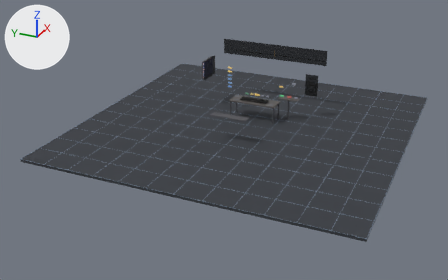
Renders of the glTF model more-room/world-vr/world.glb from each side of a commit.
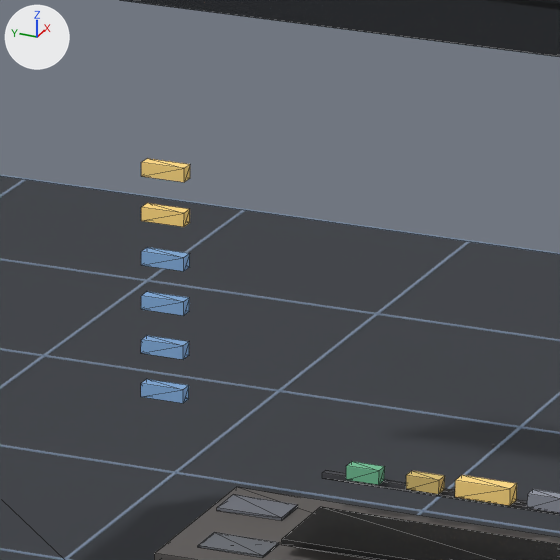
Old and new are each drawn whole from a 50 mm camera at (-20.71, -8.34, 9.53) aimed at (-0.32, 0.83, -0.66) and again close up on the part from 48% to 59% of the width and 19% to 36% of the height. The lights are fixed; the arrows at upper left show +X, +Y and +Z. The first two pictures are the older version. The close-ups show mesh edges as thin lines. Vertices at exactly the same position are counted once.

Objects in the first close-up: 'BtnAbout', 'BtnFocusGo', 'BtnModeFocus', 'BtnModeMorning', 'BtnModeTriage', 'BtnModeWrap', 'BtnSignIn', 'DeskTop', 'Floor', 'GridXP', 'GridXQ', 'GridXR', 'GridXS', 'GridZK', 'InboxTray', 'PileLater', 'VeilCal', 'VeilDesk' and 8 more.
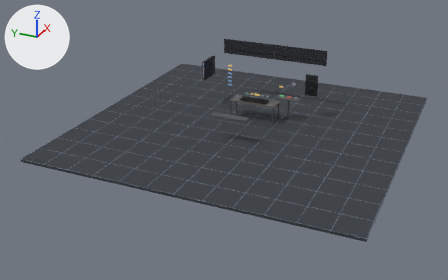
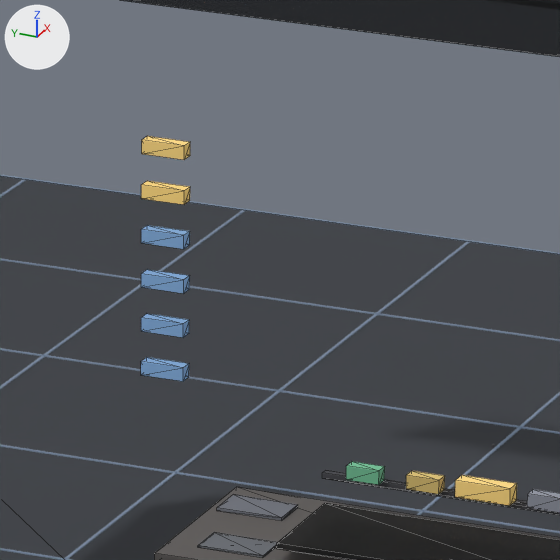
Changed parts and their boxes (x1, y1, x2, y2) in the close-ups (560 x 560 px):
'VeilDesk', rescaled: before (281, 507, 560, 560); after (277, 503, 560, 560)
'BtnAbout', moved: before (141, 203, 190, 227); after (141, 181, 190, 205)
'BtnModeMorning', moved: before (141, 247, 190, 271); after (141, 225, 190, 249)
'BtnSignIn', moved: before (141, 158, 190, 182); after (142, 136, 190, 160)
'BtnModeFocus', moved: before (141, 291, 189, 316); after (141, 269, 190, 294)
'BtnModeTriage', moved: before (141, 335, 189, 359); after (141, 313, 189, 338)
'BtnModeWrap', moved: before (141, 379, 189, 403); after (141, 357, 189, 381)

The change, as a diff of the scene's bpy script:
```diff
--- a/more-room/world-vr/world.glb.py
+++ b/more-room/world-vr/world.glb.py
@@ me_veildesk @@
 # used by ob_veildesk; location = (0.74, 0.0, 0.79)
-me_veildesk.from_pydata(...)  # 8 vertices, 12 faces; spans x -0.17..0.17, y -0.55..0.55, z -0.01..0.01
+me_veildesk.from_pydata(...)  # 8 vertices, 12 faces; spans x -0.21..0.21, y -0.55..0.55, z -0.01..0.01
+# me_veildesk part 1: the whole mesh is scaled about its middle by (1.24, 1, 1)
 me_veildesk.materials.append(mat_focusveil)
@@ ob_btnmodemorning @@
 ob_btnmodemorning = bpy.data.objects.new('BtnModeMorning', me_btnmodemorning)
-ob_btnmodemorning.location = (1.3, 1.3, 1.46)
+ob_btnmodemorning.location = (1.3, 1.3, 1.54)
@@ ob_btnmodefocus @@
 ob_btnmodefocus = bpy.data.objects.new('BtnModeFocus', me_btnmodefocus)
-ob_btnmodefocus.location = (1.3, 1.3, 1.3)
+ob_btnmodefocus.location = (1.3, 1.3, 1.38)
@@ ob_btnmodetriage @@
 ob_btnmodetriage = bpy.data.objects.new('BtnModeTriage', me_btnmodetriage)
-ob_btnmodetriage.location = (1.3, 1.3, 1.14)
+ob_btnmodetriage.location = (1.3, 1.3, 1.22)
@@ ob_btnmodewrap @@
 ob_btnmodewrap = bpy.data.objects.new('BtnModeWrap', me_btnmodewrap)
-ob_btnmodewrap.location = (1.3, 1.3, 0.98)
+ob_btnmodewrap.location = (1.3, 1.3, 1.06)
@@ ob_btnabout @@
 ob_btnabout = bpy.data.objects.new('BtnAbout', me_btnabout)
-ob_btnabout.location = (1.3, 1.3, 1.62)
+ob_btnabout.location = (1.3, 1.3, 1.7)
@@ ob_btnsignin @@
 ob_btnsignin = bpy.data.objects.new('BtnSignIn', me_btnsignin)
-ob_btnsignin.location = (1.3, 1.3, 1.78)
+ob_btnsignin.location = (1.3, 1.3, 1.86)
```
